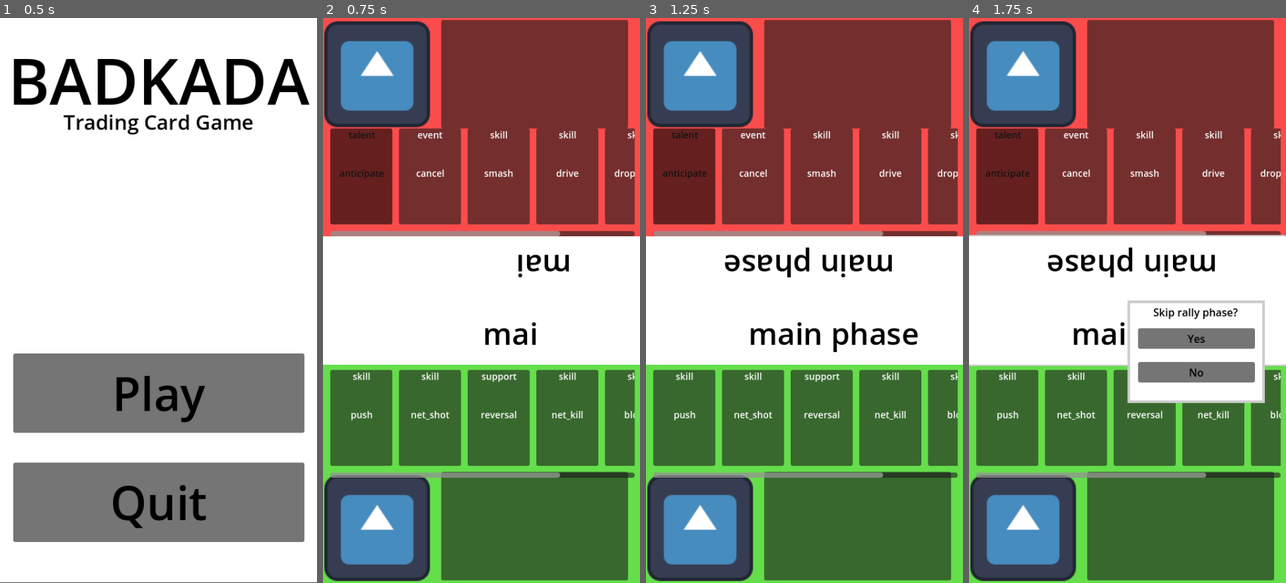
Above: before the commit, frames 1-4 (left to right).
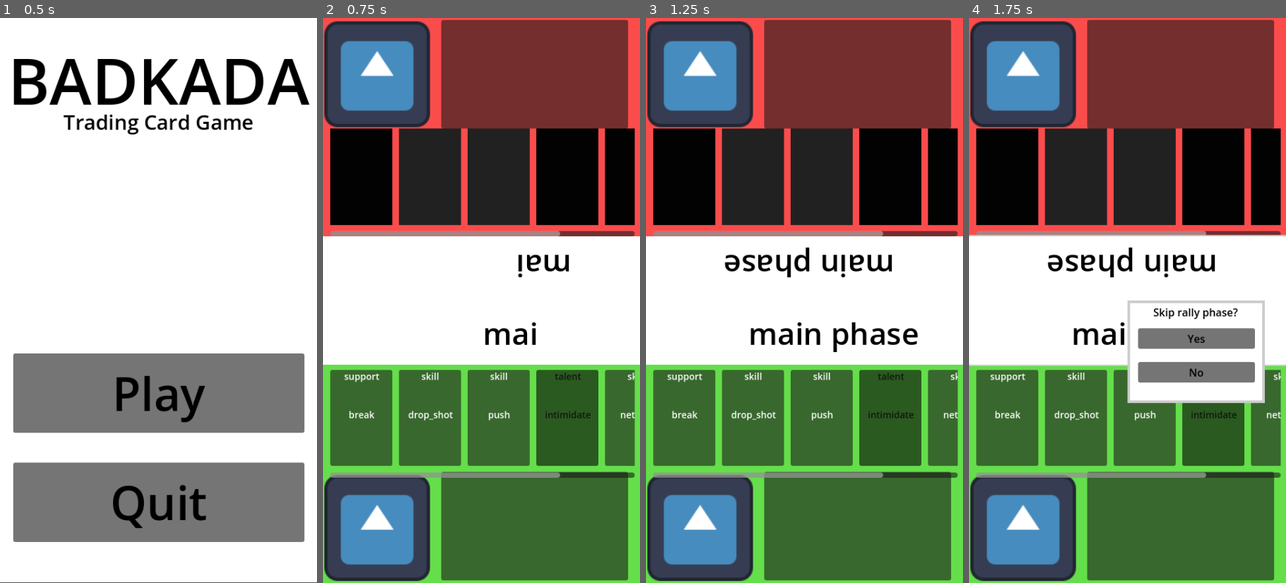
Above: after the commit, the same moments.

Repository: NotThatGhost/badkada-tcg
Game: Godot game, scene res://scenes/menus/main_menu.tscn
The game is run twice, just before and just after one commit, with the same random seed, the same clock (stepped at 60 frames per second) and the same inputs. The engine's default icon, where the game draws it, is replaced by a stand-in: a white triangle on a blue panel in a dark square.
Inputs (mouse positions are in pixels of both pictures, inside the frame that each line leads up to):
- Up to frame 1 (0.5 s): no input
- Up to frame 2 (0.75 s): click "Play" at 0.5 s
- Up to frame 3 (1.25 s): no input
- Up to frame 4 (1.75 s): click (1127, 300) at 1.25 s

Frame 1 is identical in both runs. In frame 2, 16% of the frame differs, in the area x 2-99%, y 19-72%; in frame 3, 16%; in frame 4, 16%.

Commit message:
Pre-Alpha 1.1.1

Diff:
--- a/scenes/cards/card.tscn
+++ b/scenes/cards/card.tscn
@@ -41,4 +41,12 @@
 position = Vector2(47, 72)
 shape = SubResource("RectangleShape2D_yfxjy")
 
+[node name="HiddenCardBox" type="ColorRect" parent="."]
+visible = false
+layout_mode = 0
+offset_top = -2.0
+offset_right = 94.0
+offset_bottom = 146.0
+color = Color(0.13125, 0.13125, 0.13125, 1)
+
 [connection signal="pressed" from="TouchScreenButton" to="." method="_on_touch_screen_button_pressed"]
--- a/scripts/entities/card.gd
+++ b/scripts/entities/card.gd
@@ -57,6 +57,8 @@
 	$CARDNAME.set_text(card_name)
 	$CARDTYPE.set_text(card_type)
 	set_card_usability()
+	if CardHandler.hide_player_2_cards == true && card_owner == 2:
+		$HiddenCardBox.visible = true
 
 func use_card(): # Yup another hack, maybe I can get this to work with dictionaries
 	match card_type:
@@ -102,7 +104,7 @@
 				"reversal":
 					pass
 				"break":
-					pass
+					CardHandler.player_draw_new_card(card_owner, 2)
 		"event":
 			match card_name:
 				"cancel":
--- a/scripts/singletons/card_handler.gd
+++ b/scripts/singletons/card_handler.gd
@@ -4,15 +4,25 @@
 
 #@onready var card_holder_player_1_path = $PlayArea_Player1/HScrollBar/CardHolder_Player1
 
+var hide_player_2_cards = true
+
 var player_1_cards = []
 var player_2_cards = []
 
 var permanent_deck = [
 	"intimidate",
+	"intimidate",
+	"deception",
+	"deception",
 	"deception",
 	"anticipate",
+	"anticipate",
+	"counter",
 	"counter",
 	"reversal",
+	"break",
+	"break",
+	"break",
 	"break",
 	"cancel",
 	"net_shot",
